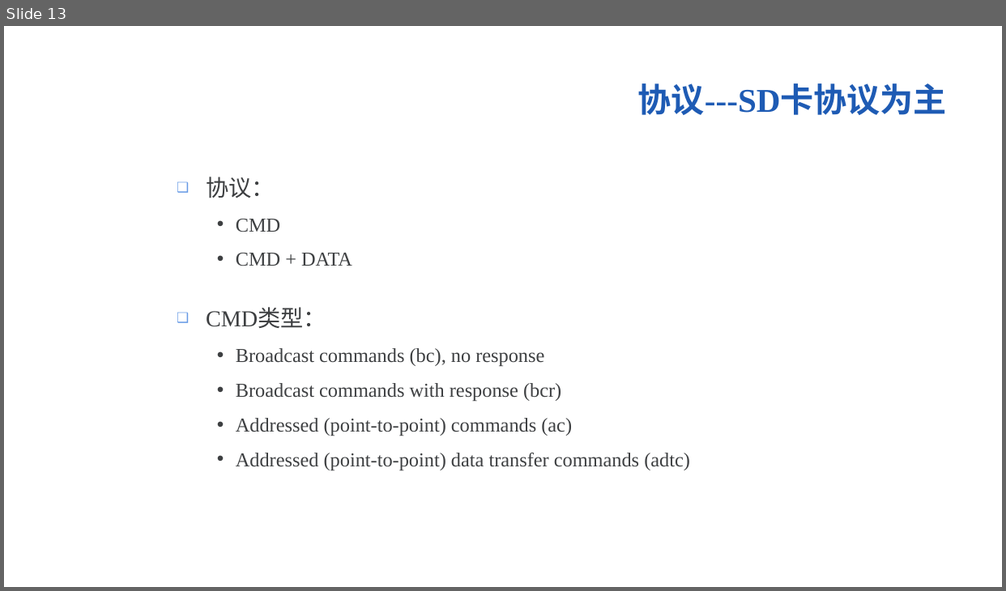
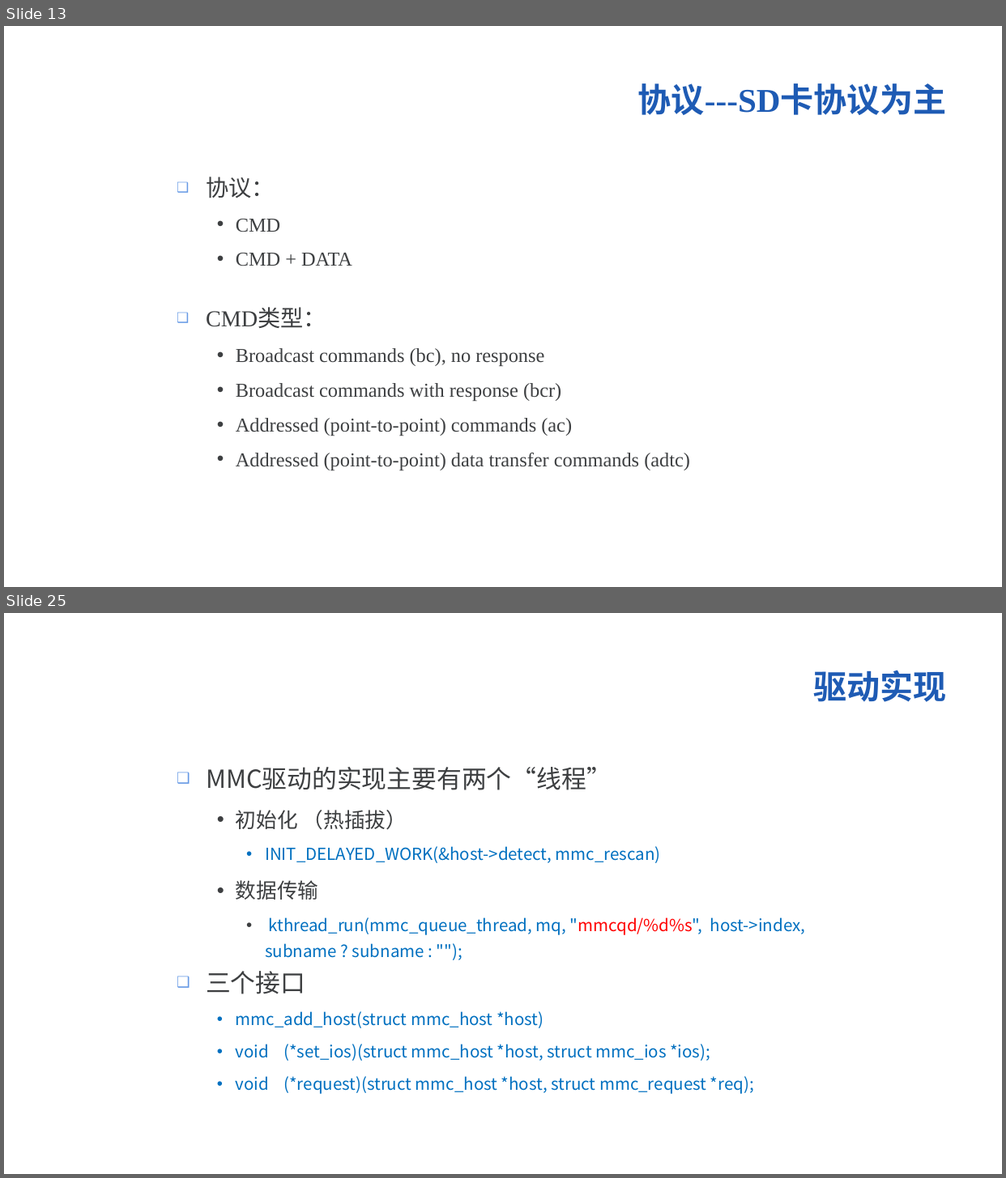
Before and after one commit to Winddoing/embedded_linux_notes, a slide deck: device_driver/mmc/doc/mmc.ppt. Shown one above the other, each under a label of ours: slide 13 before the commit, slides 13 and 25 after it; the slides between them are not shown. The pictures are 1006x591 and 1006x1178 pixels, drawn with LibreOffice and Linux fonts; fonts in the diff are those of the drawing; background and template pictures are left out. Boxes give left, top, right and bottom in pixels: in the first picture for what was removed or moved away, otherwise in the second. Text is boxed around its words. In the diff, an @@ line names an element or a change of style, - is before the commit and + after.

```diff
--- a/device_driver/mmc/doc/mmc.ppt
+++ b/device_driver/mmc/doc/mmc.ppt
@@ slide 25 added at (x1=4, y1=613, x2=1002, y2=1174), background picture (left out) @@
@@ title added at (x1=814, y1=670, x2=947, y2=702), 32 pt, text #1E5BB4, bold @@
+驱动实现
@@ text added at (x1=206, y1=767, x2=806, y2=1094), 16 pt, text #0070C0 @@
+❑ MMC驱动的实现主要有两个“线程”
+    • 初始化 （热插拔）
+      • INIT_DELAYED_WORK(&host->detect, mmc_rescan)
+    • 数据传输
+      • kthread_run(mmc_queue_thread, mq, "mmcqd/%d%s", host->index, subname ? subname : "");
+❑ 三个接口
+    • mmc_add_host(struct mmc_host *host)
+    • void (*set_ios)(struct mmc_host *host, struct mmc_ios *ios);
+    • void (*request)(struct mmc_host *host, struct mmc_request *req);
```
Also in this commit, not shown: 7 slides changed, 10 other slides added, 1 other file.
